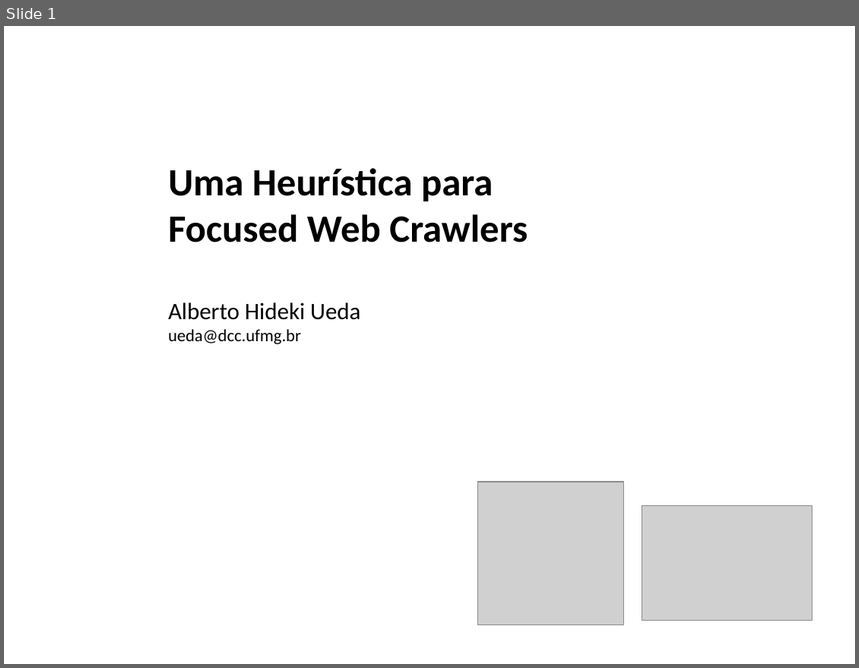
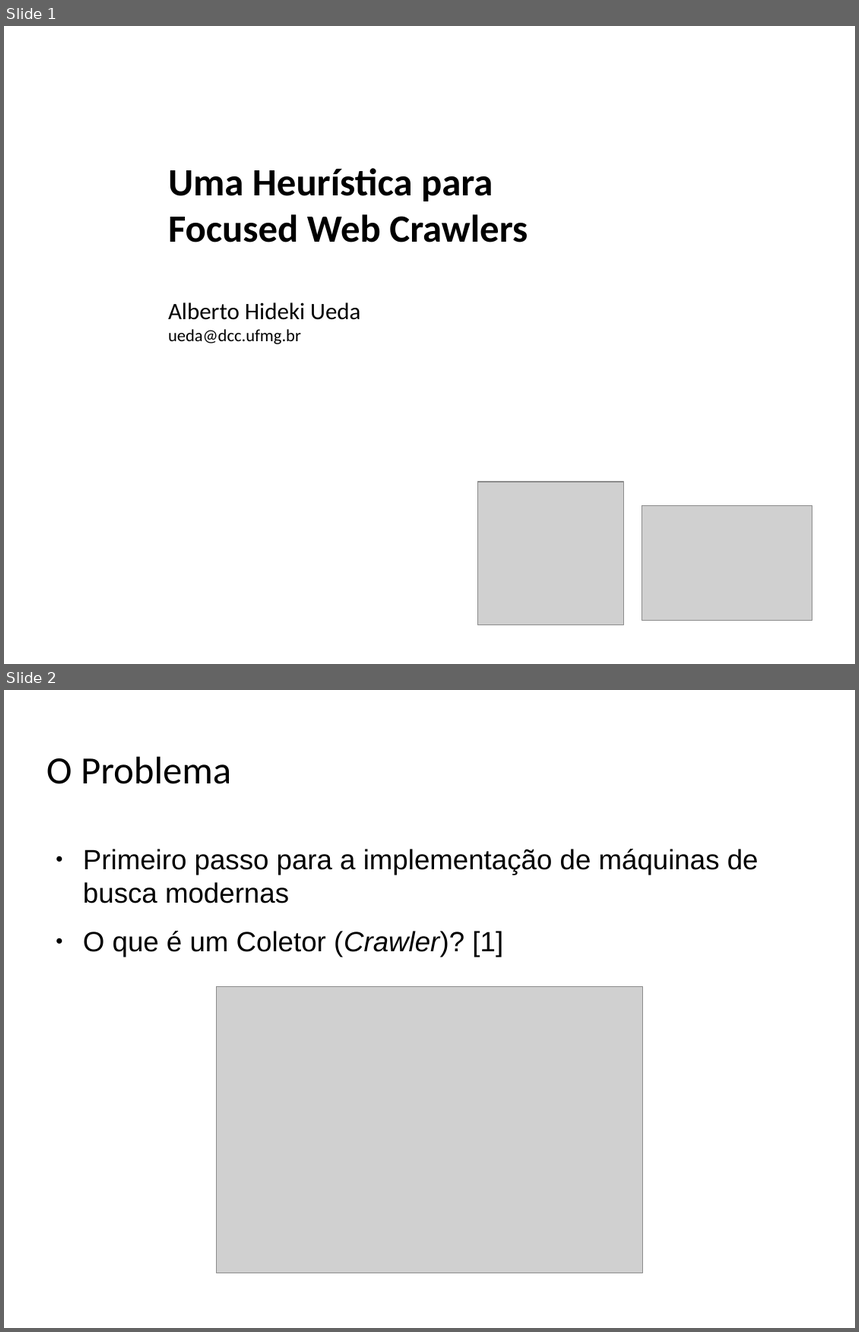
Before and after one commit to albertoueda/ufmg, a slide deck: paa/tp-final/apresentacao/alberto-ueda-final-tp-presentation.odp. Shown one above the other, each under a label of ours: slide 1 before the commit, slides 1 and 2 after it. The pictures are 859x668 and 859x1332 pixels, drawn with LibreOffice and Linux fonts; fonts in the diff are those of the drawing; grey boxes stand for pictures; background and template pictures are left out. Boxes give left, top, right and bottom in pixels: in the first picture for what was removed or moved away, otherwise in the second. Text is boxed around its words. In the diff, an @@ line names an element or a change of style, - is before the commit and + after.

Commit message:
Final TP: Presentation with Figures

```diff
--- a/paa/tp-final/apresentacao/alberto-ueda-final-tp-presentation.odp
+++ b/paa/tp-final/apresentacao/alberto-ueda-final-tp-presentation.odp
@@ slide 2 added at bbox=[4, 690, 855, 1328], background picture (left out) @@
@@ title added at bbox=[47, 756, 231, 784], 36 pt, text #000000 @@
+O Problema
@@ text added at bbox=[83, 849, 759, 957], 26 pt, text #000000 @@
+● Primeiro passo para a implementação de máquinas de busca modernas
+● O que é um Coletor (Crawler)? [1]
@@ picture added at bbox=[216, 987, 643, 1274] @@
```
Also in this commit, not shown: 8 slides changed, 3 other slides added, 1 slide removed, 6 other files.
